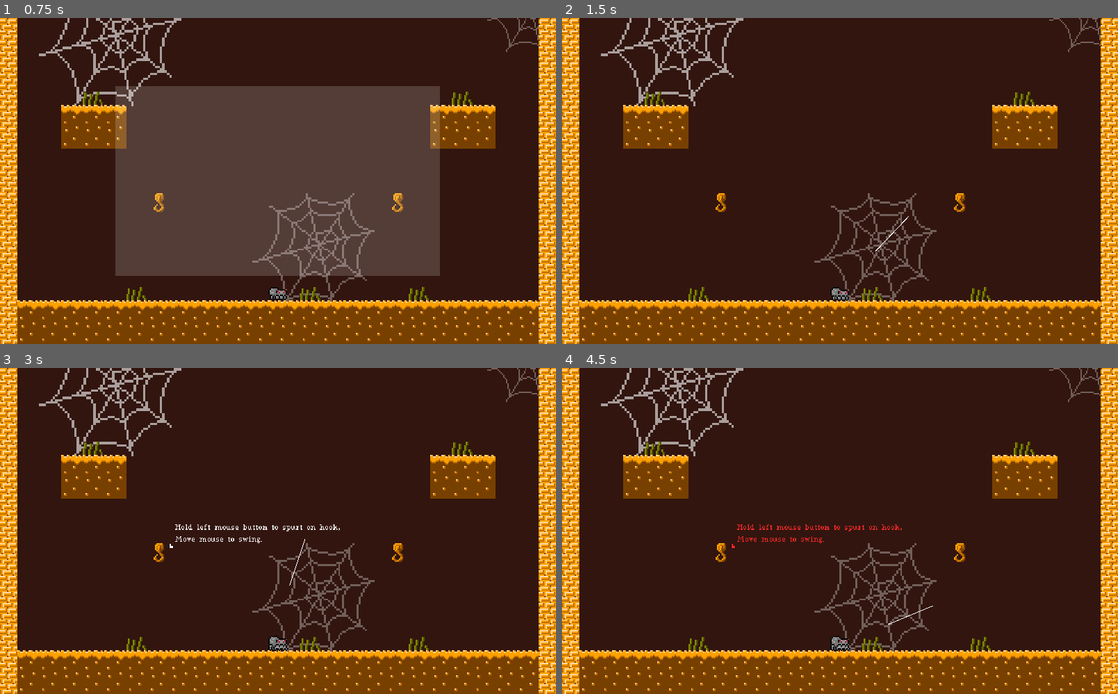
Above: before the commit, frames 1-4 (two rows, left to right).
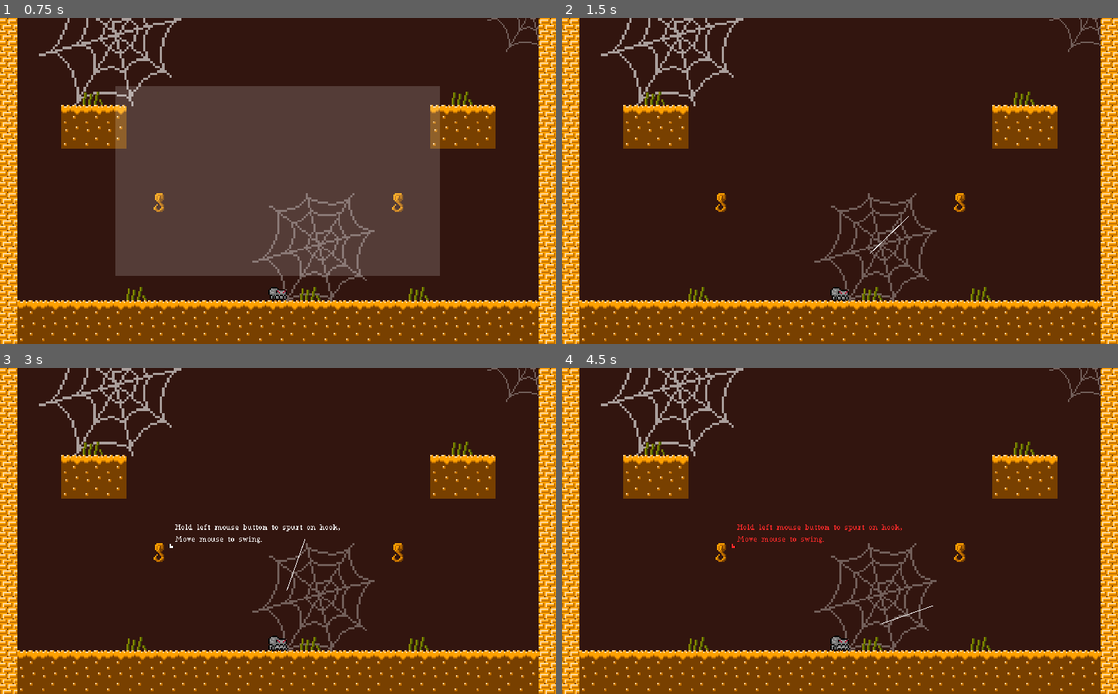
Above: after the commit, the same moments.

Repository: Tusentio/Spidington
Game: Godot game, scene res://Scenes/Menu/Menu.tscn
Two runs of this game, one before a commit and one after it. Both use one fixed random seed, a clock stepped at 60 frames per second and the inputs below.
Inputs (mouse positions are in pixels of both pictures, inside the frame that each line leads up to):
- Up to frame 1 (0.75 s): click "Play" at 0.5 s
- Up to frame 2 (1.5 s): tap Enter at 1.25 s; move the mouse to (962, 164) at 1.27 s; click (962, 164) at 1.35 s
- Up to frame 3 (3 s): move the mouse to (166, 547) at 2.02 s; tap W (warning_trigger) at 2.1 s; move the mouse to (333, 459) at 2.77 s; click (333, 459) at 2.85 s
- Up to frame 4 (4.5 s): move the mouse to (812, 596) at 3.52 s; tap W (warning_trigger) at 3.6 s; tap Space at 4.25 s; move the mouse to (1006, 579) at 4.27 s; click (1006, 579) at 4.35 s

Frame 1 is identical in both runs. In frame 2, less than 0.1% of the frame differs, in the area x 49-63%, y 61-87%; in frame 3, less than 0.1%; in frame 4, less than 0.1%, in the area x 49-67%, y 72-87%.

Commit message:
Better spurting

Diff:
--- a/Scenes/Spurt/Spurt.gd
+++ b/Scenes/Spurt/Spurt.gd
@@ -29,7 +29,7 @@
 			return
 
 		line.points[1] = to_local(anchor.global_position)
-	else:
+	elif is_hooked():
 		if string_length < MIN_STRING_LENGTH:
 			queue_free()
 			return
